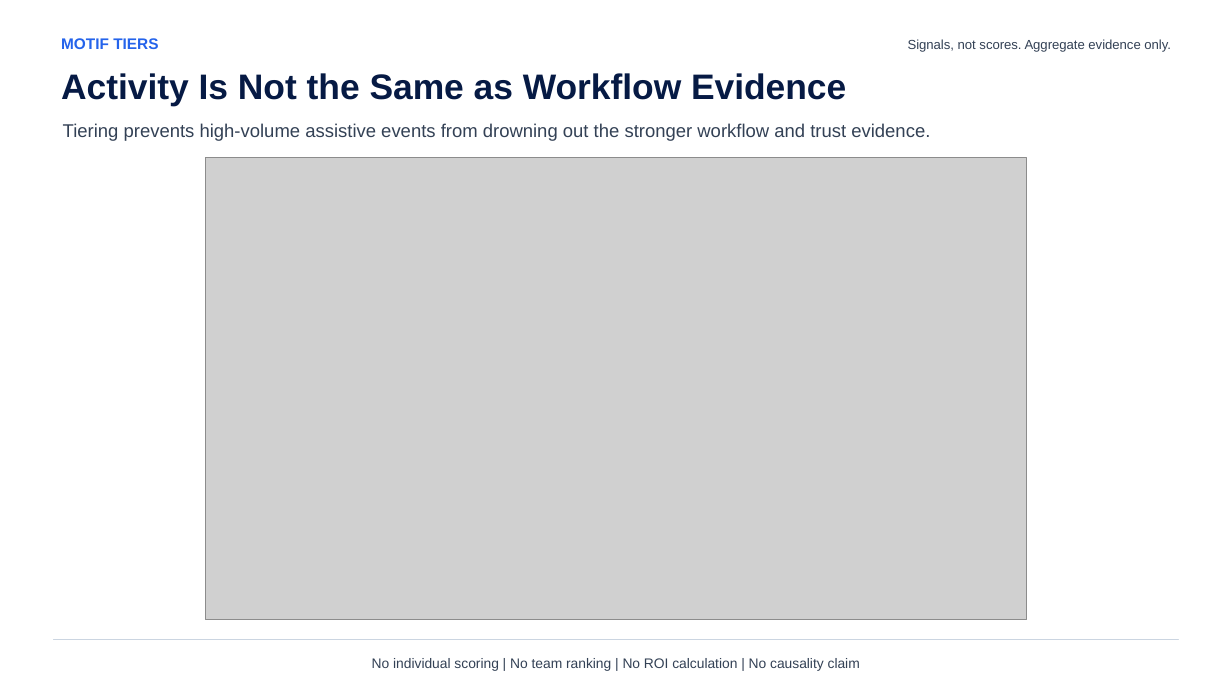
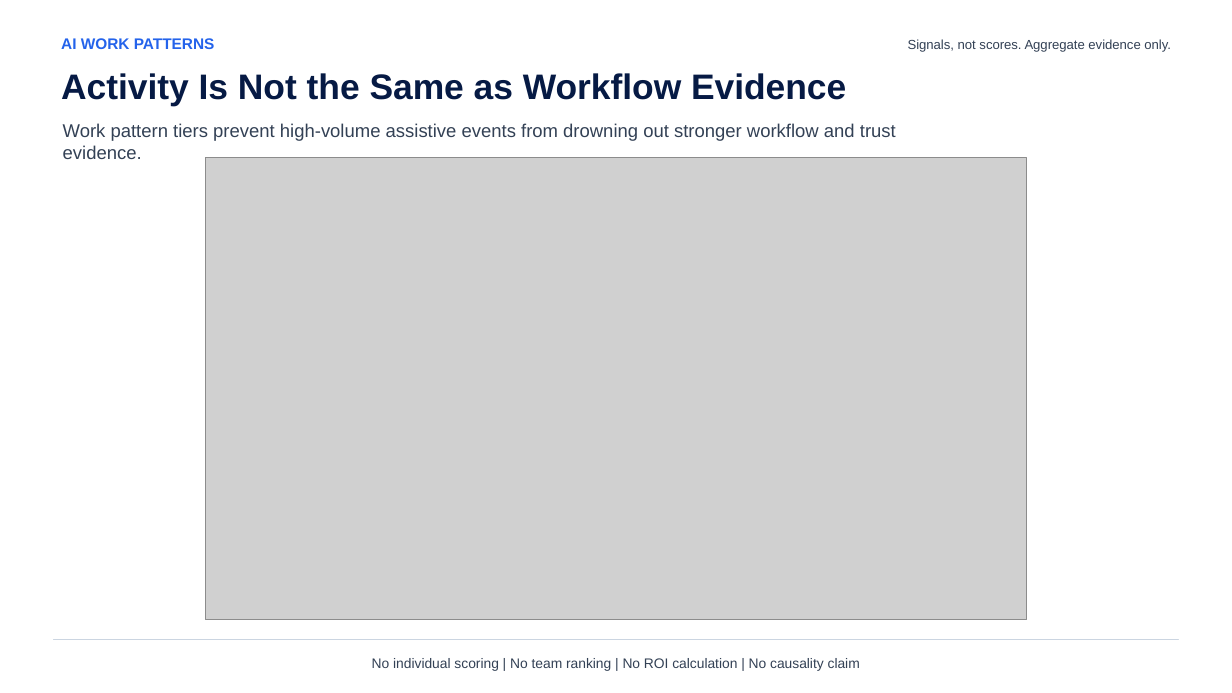
Before and after one commit to kelleyjamesb-ai/fluencytracr, a slide deck: slide 7 of output/internal-pilot-packet-2026-05-28/FluencyTracr_Internal_Pilot_Deck.pptx (slide 4 before the commit). Drawn at 1232x693 pixels with LibreOffice and Linux fonts; fonts in the diff are those of the drawing; grey boxes stand for pictures. Boxes give left, top, right and bottom in pixels: in the first picture for what was removed or moved away, otherwise in the second. Text is boxed around its words. In the diff, an @@ line names an element or a change of style, - is before the commit and + after.

```diff
--- a/output/internal-pilot-packet-2026-05-28/FluencyTracr_Internal_Pilot_Deck.pptx
+++ b/output/internal-pilot-packet-2026-05-28/FluencyTracr_Internal_Pilot_Deck.pptx
@@ text in rectangle at box(61, 38, 215, 49): text changed @@
-MOTIF TIERS
+AI WORK PATTERNS
@@ text in rectangle at box(63, 123, 896, 159): text changed @@
-Tiering prevents high-volume assistive events from drowning out the stronger workflow and trust evidence.
+Work pattern tiers prevent high-volume assistive events from drowning out stronger workflow and trust evidence.
```
Also in this commit, not shown: 2 other slides changed, 3 slides added, 33 other files.
